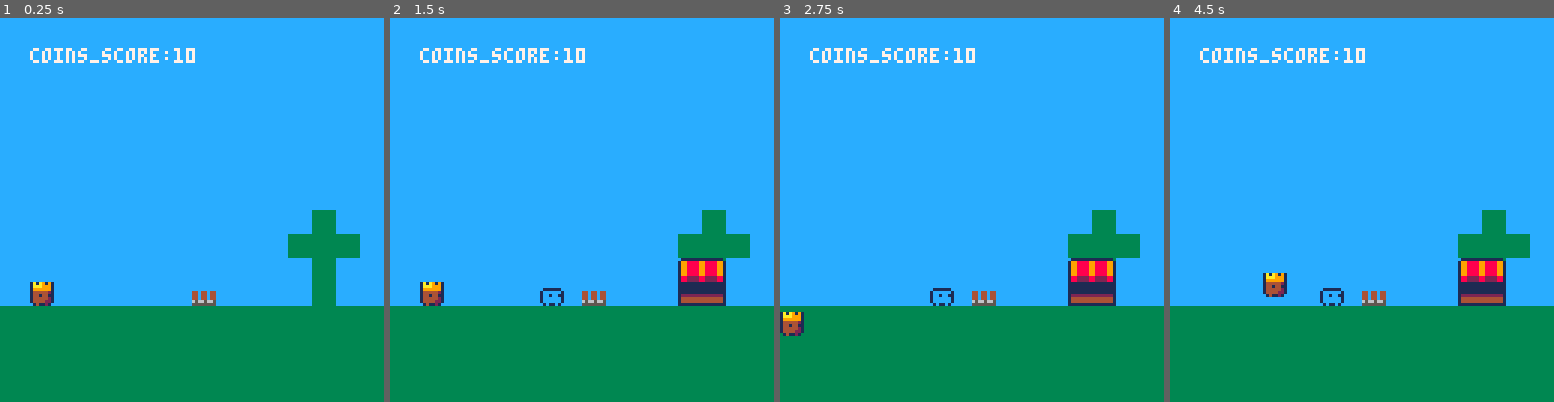
Above: before the commit, frames 1-4 (left to right).
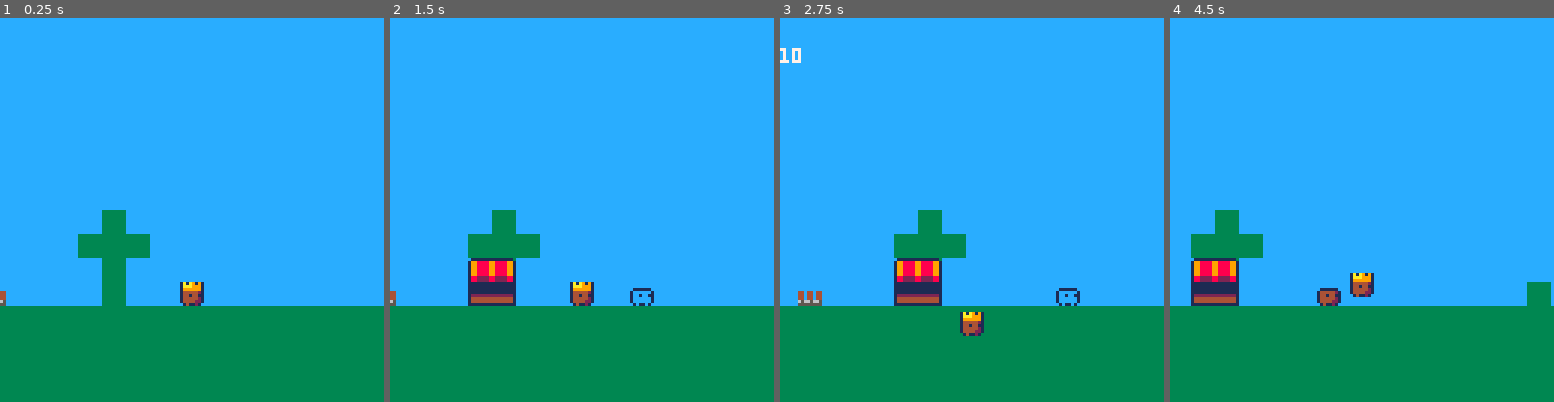
Above: after the commit, the same moments.

Repository: shen-sat/kingdom
Game: PICO-8 cartridge kingdom.p8
Same seed, same stepped clock (60 frames per second), same inputs: the game is played once before the commit and once after it.
Inputs:
- Up to frame 1 (0.25 s): no input
- Up to frame 2 (1.5 s): tap O (Z key) at 0.33, 0.7, 1.43 s; tap X (X key) at 1.07 s
- Up to frame 3 (2.75 s): hold Left 1.97-2.37 s; tap X (X key) at 2.07, 2.4, 2.73 s; tap O (Z key) at 2.22 s; hold Down from 2.42 s (still down)
- Up to frame 4 (4.5 s): release Down at 2.82 s; hold Right 2.87-3.53 s; tap X (X key) every 0.33 s from 3.07 to 4.4 s; tap O (Z key) at 3.1, 3.98 s; hold Up 3.58-4.08 s; hold Right from 4.13 s (still down)

The runs differ from the first frame. In frame 1, 6.3% of the frame differs, in the area x 0-94%, y 7-75%; in frame 2, 8.1%; in frame 3, 8.3%; in frame 4, 8.5%, in the area x 5-100%, y 7-75%.

Commit message:
peasasnt: Add ability to add self to civilians table once bought, add movement and draw for civilians

Diff:
--- a/kingdom.p8
+++ b/kingdom.p8
@@ -22,10 +22,11 @@
   button_pressed = false
   button_pressed_counter = 0
   level = 0
+  civilians = {}
 
   player = {
    sprite = 0,
-   x = 10,
+   x = 130,
    y = ground_y - 8,
    width = 8,
    height = 8,
@@ -38,9 +39,10 @@
    sprite = 10,
    bought_action = function(self)
     self.sprite = 9
-    self.is_bought = true
+    add(civilians,self)
+    del(buyable_items,self)
    end,
-   x = 50,
+   x = 150,
    y = ground_y - 8,
    width = 8,
    height = 8,
@@ -149,6 +151,19 @@
    check_overlap_and_reset_item_cost(b)
   end
  end
+ --move civilians
+ for civ in all(civilians) do
+   if (civ. x > camp_fire.x + 8 or civ. x < camp_fire.x - 8) then
+    local speed
+    if (civ.x - camp_fire.x > 0) then
+     speed = -1
+    else
+     speed = 1
+    end
+    civ.x += speed
+   end
+ end
+
 
  manage_button_pressed_counter()
  manage_level_changes()
@@ -176,6 +191,10 @@
 
  for c in all(coins) do
   spr(c.sprite,c.x,c.y)
+ end
+
+ for civ in all(civilians) do
+  spr(civ.sprite,civ.x,civ.y)
  end
 
 end
Not shown, changed: TODO.txt
